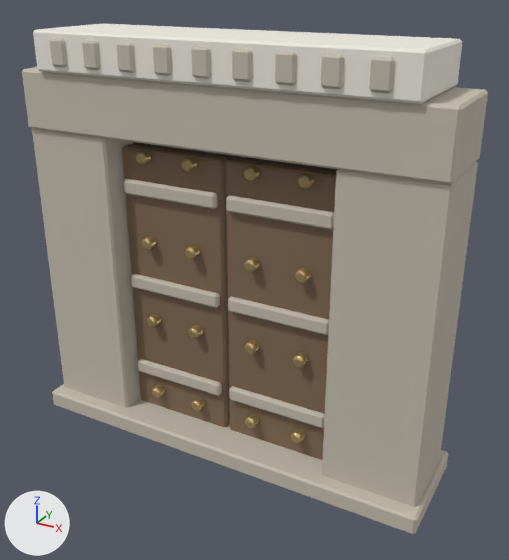
The glTF model assets/models/mwezi_quarter_v1/TC_ENV_CarvedDoorway_V1.gltf: old version first, new version second.
The view is the same before and after, from a 50 mm lens placed at (2.64, -4.47, 3.77), pointed at (0.17, 0.01, 1.52). Lighting does not change. The marker at lower left points along +X, +Y and +Z. The older version comes first. Vertices at exactly the same position are counted once.

In view in the first picture: 'TC_ENV_CarvedDoorway_V1'.
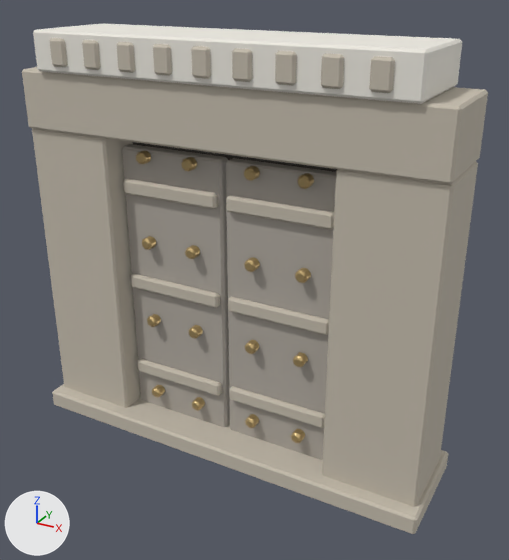
Pixel boxes [x1, y1, x2, y2] of what changed, in the pictures (509 x 560 px):
part 1 of me_cube, recoloured (brown to grey): [122, 144, 336, 460] in both

The edits, one by one:
Material 'TC_MAT_DoorTimber' (mat_tc_mat_doortimber) is new.
Its base color is (0.435, 0.4, 0.353) (grey #b0aaa0).
Its roughness is 0.74.
me_cube has 1128 vertices, 2100 faces and spans x -1.75..1.75, y -0.45..0.45, z 0.0..3.36.
me_cube is used by ob_tc_env_carveddoorway_v1; location (0.0, 0.0, 0.0).
me_cube part 1: all 88 faces that had it switch from mat_tc_mat_doorhardwood (brown #826a53) to mat_tc_mat_doortimber (grey #b0aaa0).
